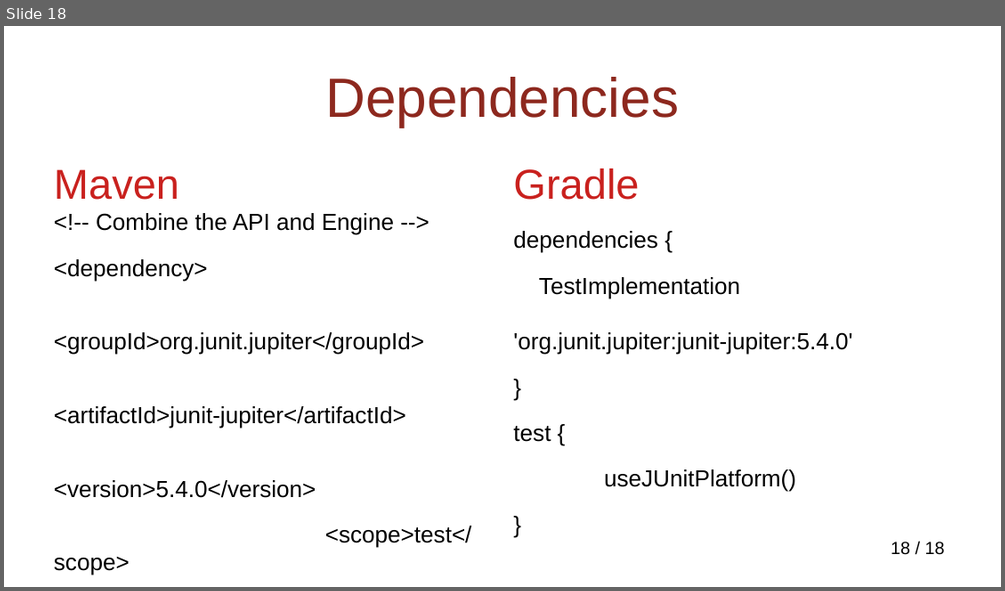
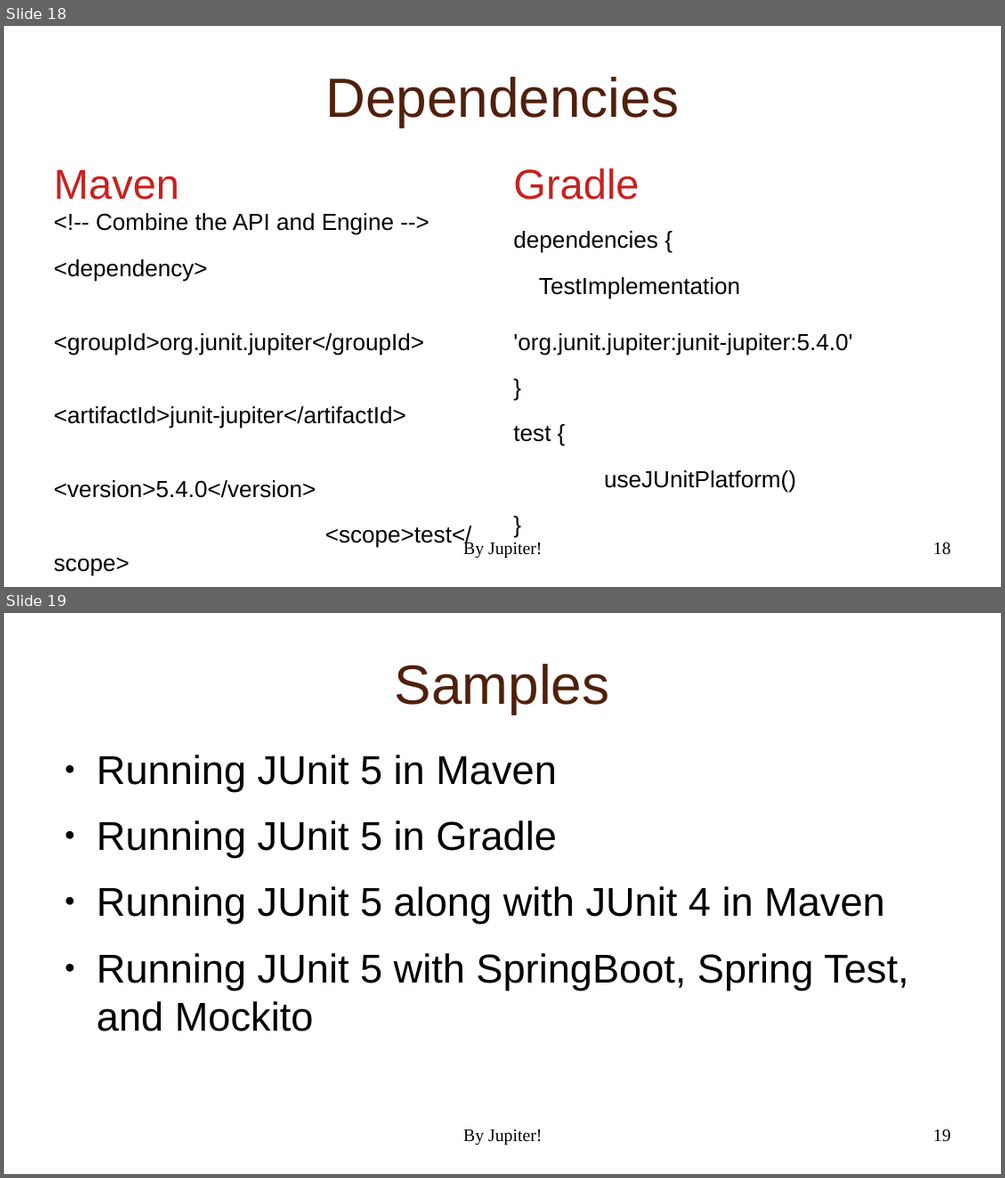
Before and after one commit to NextPoorSlob/JUnit5-Presentation-Sample-Code, a slide deck: ByJupiter.odp. Shown one above the other, each under a label of ours: slide 18 before the commit, slides 18 and 19 after it. The pictures are 1005x591 and 1005x1178 pixels, drawn with LibreOffice and Linux fonts; fonts in the diff are those of the drawing; background and template pictures are left out. Boxes give left, top, right and bottom in pixels: in the first picture for what was removed or moved away, otherwise in the second. Text is boxed around its words. In the diff, an @@ line names an element or a change of style, - is before the commit and + after.

```diff
--- a/ByJupiter.odp
+++ b/ByJupiter.odp
@@ slide 19 added at (4, 613, 1001, 1174), background picture (left out); not listed: 1 template element that a slide beside it also shows @@
@@ title added at (395, 664, 609, 714), 44 pt, text #50200C @@
+Samples
@@ text added at (97, 755, 908, 1031), 32 pt, text #000000 @@
+● Running JUnit 5 in Maven
+● Running JUnit 5 in Gradle
+● Running JUnit 5 along with JUnit 4 in Maven
+● Running JUnit 5 with SpringBoot, Spring Test, and Mockito
@@ text added at (463, 1129, 542, 1145), 14 pt, text #000000 @@
+By Jupiter!
@@ slide 18 changed as well @@
@@ title "Dependencies" at (325, 77, 679, 127): text colour #8D281E to #50200C @@
@@ text added at (463, 540, 542, 558), 14 pt, text #000000 @@
+By Jupiter!
@@ page number at (933, 542, 951, 555): text changed; font Arial to Times New Roman @@
-18 / 18
+18
```
Also in this commit, not shown: 17 other slides changed, 15 other slides added.
